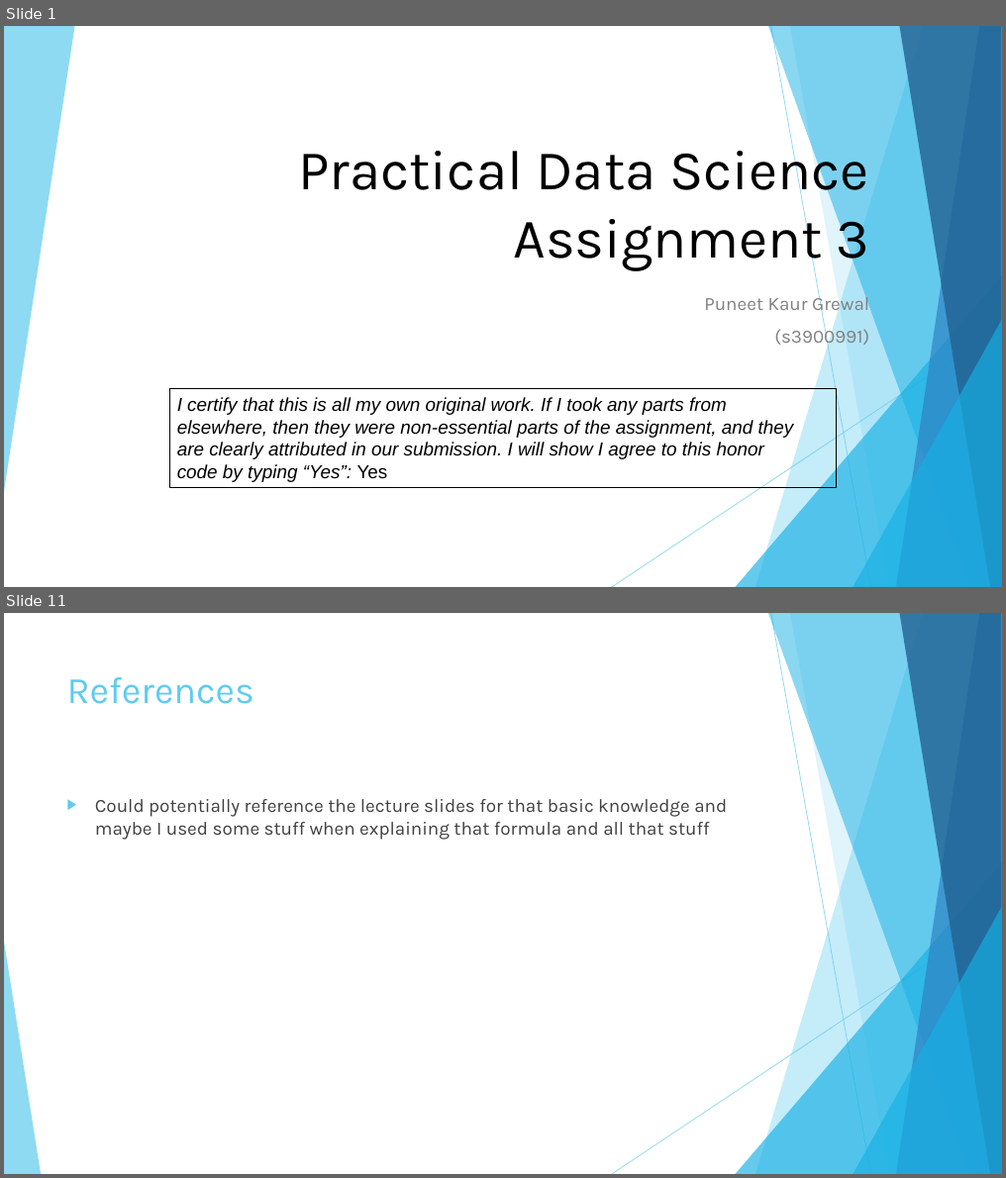
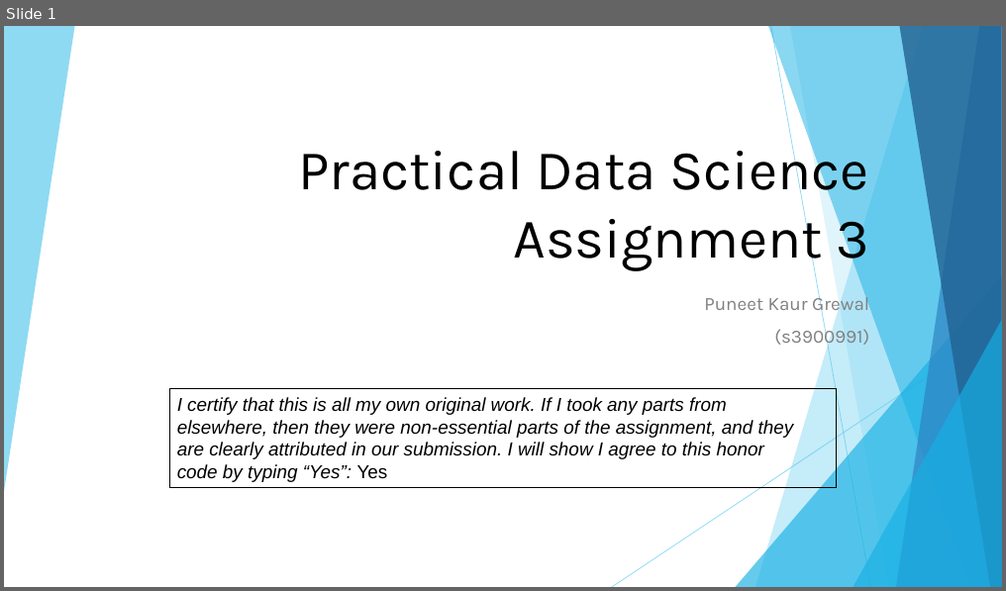
Before and after one commit to Puneet-Grewal/DS-Assignment3, a slide deck: Slides.pptx. Shown one above the other, each under a label of ours: slides 1 and 11 before the commit, slide 1 after it; the slides between them are not shown. The pictures are 1006x1178 and 1006x591 pixels, drawn with LibreOffice and Linux fonts; fonts in the diff are those of the drawing. Boxes give left, top, right and bottom in pixels: in the first picture for what was removed or moved away, otherwise in the second. Text is boxed around its words. In the diff, an @@ line names an element or a change of style, - is before the commit and + after.

```diff
--- a/Slides.pptx
+++ b/Slides.pptx
@@ slide 11 removed at <box>4,613,1002,1174</box>, background #FFFFFF; not listed: 9 template elements that a slide beside it also shows @@
@@ title removed at <box>67,677,254,704</box> @@
-References
@@ text removed at <box>95,799,727,840</box> @@
-▶ Could potentially reference the lecture slides for that basic knowledge and maybe I used some stuff when explaining that formula and all that stuff
@@ triangle removed at <box>4,942,41,1174</box> @@
```
Also in this commit, not shown: 9 slides changed, 2 other files.
